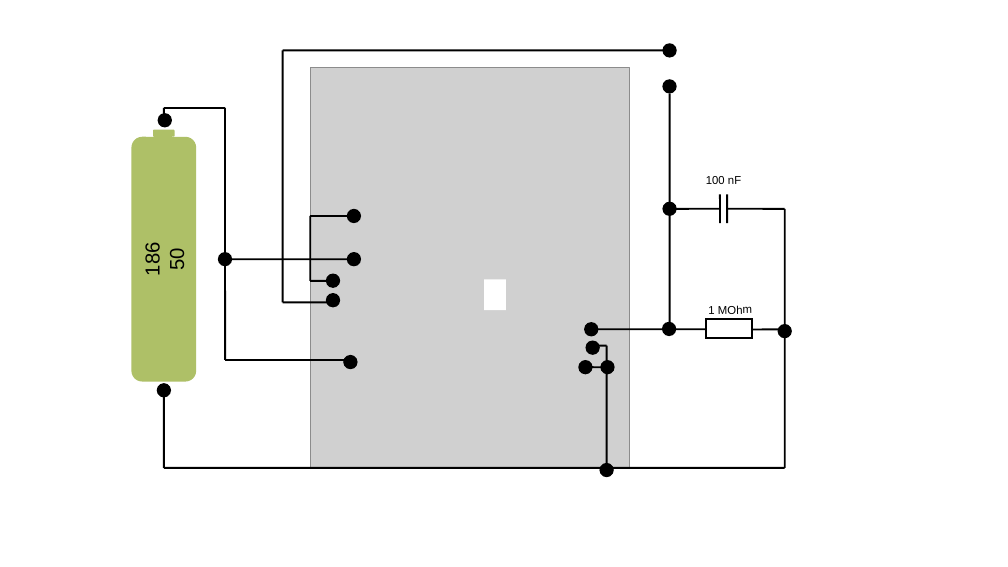
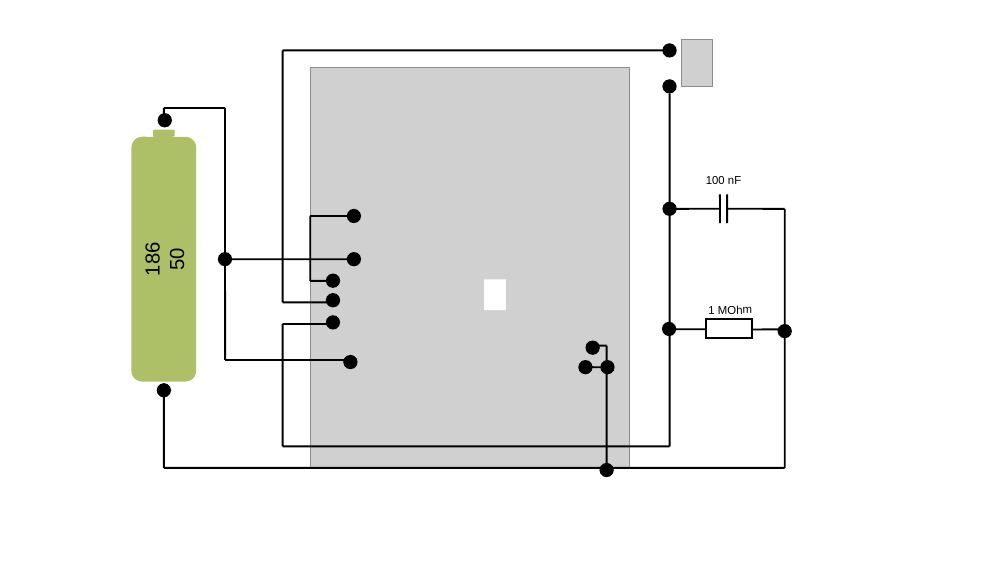
Before and after one commit to Noschvie/shrdzm, a slide deck: slide 14 of hardware/Wiring.odp. Drawn at 1008x567 pixels with LibreOffice and Linux fonts; fonts in the diff are those of the drawing; grey boxes stand for pictures. Boxes give left, top, right and bottom in pixels: in the first picture for what was removed or moved away, otherwise in the second. Text is boxed around its words. In the diff, an @@ line names an element or a change of style, - is before the commit and + after.

```diff
--- a/hardware/Wiring.odp
+++ b/hardware/Wiring.odp
@@ picture added at bbox=[682, 40, 713, 87] @@
@@ line moved from (670, 329) - (670, 93) to (670, 446) - (670, 93) @@
@@ line added from (283, 446) to (283, 324), #000000 1.5 pt @@
@@ line added from (331, 324) to (283, 324), #000000 1.5 pt @@
@@ ellipse: place and size @@
-ellipse at bbox=[584, 322, 599, 337]
+ellipse at bbox=[326, 316, 340, 330]
@@ line moved from (589, 329) - (706, 329) to (670, 329) - (706, 329) @@
@@ line added from (283, 446) to (670, 446), #000000 1.5 pt @@
```
Also in this commit, not shown: 2 other files.
